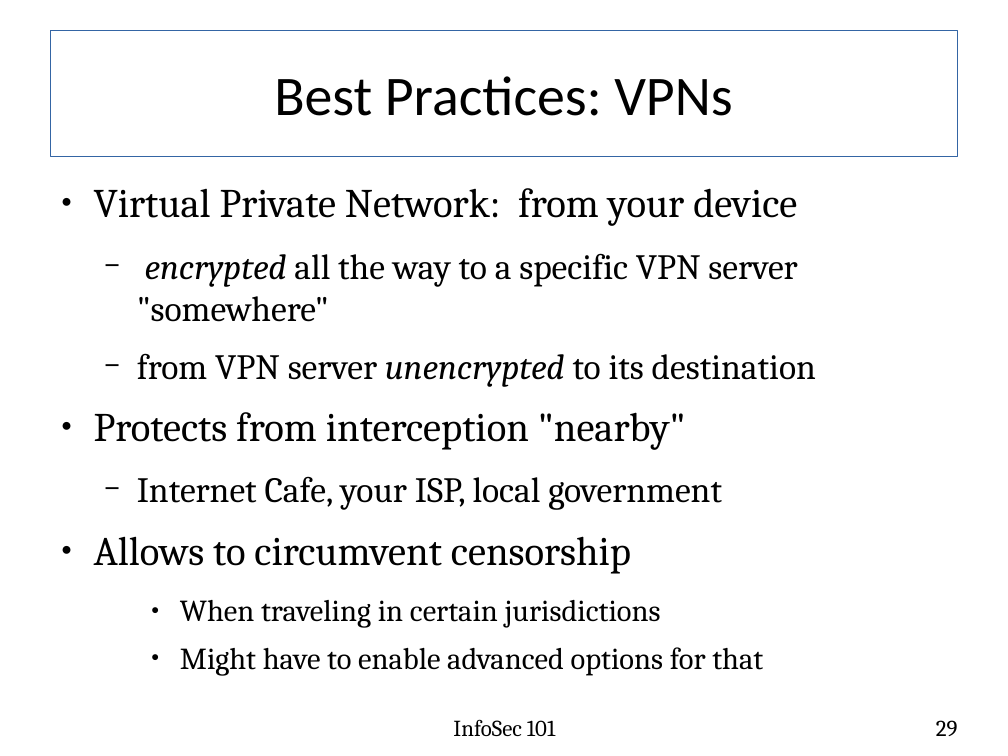
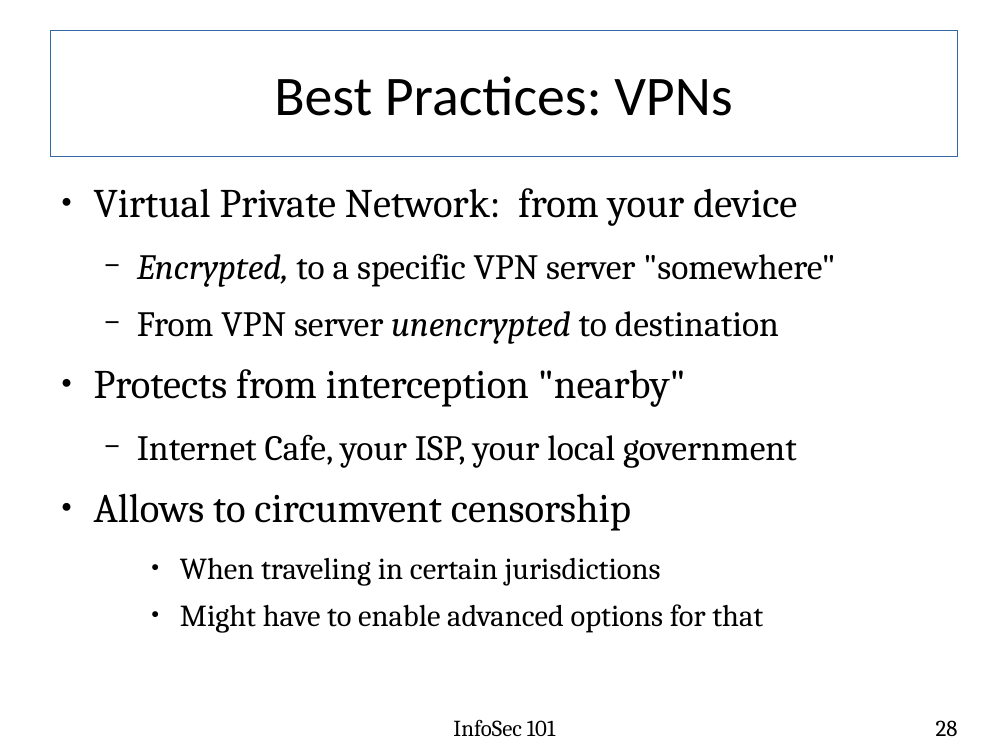
Before and after one commit to fabianlischka/InfoSec101, a slide deck: slide 28 of InfoSec101-Presentation-FCC-2015-02-26.odp (slide 29 before the commit). Drawn at 1008x756 pixels with LibreOffice and Linux fonts; fonts in the diff are those of the drawing. Boxes give left, top, right and bottom in pixels: in the first picture for what was removed or moved away, otherwise in the second. Text is boxed around its words. In the diff, an @@ line names an element or a change of style, - is before the commit and + after.

```diff
--- a/InfoSec101-Presentation-FCC-2015-02-26.odp
+++ b/InfoSec101-Presentation-FCC-2015-02-26.odp
@@ text at (x1=137, y1=253, x2=835, y2=344): text changed @@
-  − encrypted all the way to a specific VPN server "somewhere"
-  − from VPN server unencrypted to its destination
+  − Encrypted, to a specific VPN server "somewhere"
+  − From VPN server unencrypted to destination
@@ text at (x1=137, y1=434, x2=797, y2=468): text changed @@
-  − Internet Cafe, your ISP, local government
+  − Internet Cafe, your ISP, your local government
@@ page number at (x1=936, y1=720, x2=958, y2=736): text changed @@
-29
+28
```
Also in this commit, not shown: 22 other slides changed, 1 slide removed.
